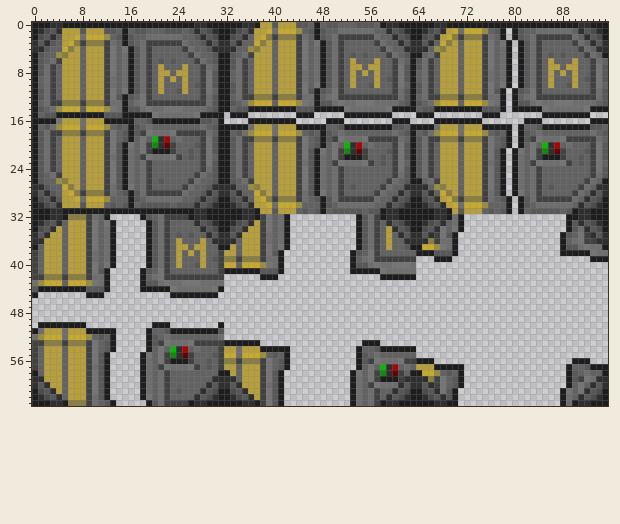
File history of a sprite sheet, Resources/Textures/Structures/Doors/Airlocks/Standard/hatch_maint.rsi/opening.png. This is how it looked before the edit.
The file is 96x64 pixels. Colours within 5 levels of each other are drawn and written as one.
And afterwards:
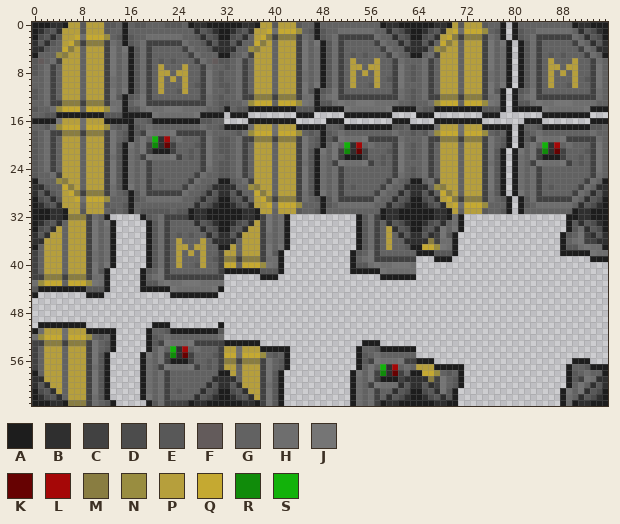
Palette (. is transparent): A #1d1d1d  B #2f2f2f  C #414141  D #4c4c4c  E #585858  F #635b5b  G #626262  H #6e6e6e  J #757575  K #660202  L #a50707  M #897d41  N #998d40  P #b69f3c  Q #c5a931  R #108b0a  S #12b20a
Difference:
y 0: x 6..14 AAAAAAAAA -> PPEPPPEEG; x 16..25 AAAAAAAAAA -> GEEGGGEEEG; x 45 E -> G; x 49..50 EE -> GG; x 54..56 EEE -> GGG; x 70..77 AAAAAAAA -> PEPPPEGG; x 79 A -> .; x 81..89 AAAAAAAAA -> GGGGGGGGG
y 1: x 13 E -> G; x 17..18 EE -> GG; x 22..24 EEE -> GGG; x 26 E -> G
y 5: x 1 E -> G; x 30 E -> G
y 6: x 0..1 AE -> EF; x 30..33 EAAE -> FEEG; x 63..64 AE -> GG
y 7: x 0..1 AE -> EG; x 31..33 AAE -> GEG; x 62..64 EAE -> GEG; x 95 E -> G
y 8: x 0..1 AE -> EG; x 30..32 EAA -> GEG; x 62..63 EA -> GE; x 95 E -> G
y 9: x 0 A -> G; x 30..32 EAA -> GEG; x 62..63 EA -> GE; x 95 E -> G
y 10: x 0 A -> G; x 30..33 EAAE -> GEEG; x 63..64 AE -> GG
y 11: x 0..1 AE -> EG; x 31..33 AAE -> GEG; x 62..64 EAE -> GEG; x 95 E -> G
y 12: x 0..1 AE -> EG; x 30..32 EAA -> GEG; x 62..63 EA -> GE; x 95 E -> G
y 13: x 0 A -> G; x 30..33 EAAE -> GEEG; x 62..64 EAE -> GEG; x 95 E -> G
y 14: x 0..1 AE -> EG; x 30..31 EA -> GE
y 15: x 0 A -> G
y 16: x 31 A -> G
y 17: x 0 A -> G; x 30..31 EA -> GE
y 18: x 0..1 AE -> EG; x 31..32 AA -> GG; x 62..63 EA -> GE; x 95 E -> G
y 19: x 0..1 AE -> EG; x 30..33 EAAE -> GEEG; x 63..64 AE -> GG
y 20..21: x 0..1 AE -> EG; x 30..33 EAAE -> GEEG; x 62..64 EAE -> GEG; x 95 E -> G
y 22: x 0..1 AE -> EG; x 31..33 AAE -> GEG; x 62..64 EAE -> GEG; x 95 E -> G
y 23: x 0..1 AE -> EG; x 30..33 EAAE -> GEEG; x 63..64 AE -> GG
y 24..25: x 0..1 AE -> EG; x 30..33 EAAE -> GEEG; x 62..64 EAE -> GEG; x 95 E -> G
y 26: x 1 E -> G; x 30 E -> G
y 30: x 8 E -> G; x 12..13 GE -> EG; x 18..22 EEEEE -> GGGGG; x 24..26 EEE -> GGG
y 31: x 6..15 AAAAAAAAAA -> PPEPPPGEGE; x 17..25 AAAAAAAAA -> GEEEEEGEE; x 40 E -> G; x 44..45 GE -> EG; x 50..54 EEEEE -> GGGGG; x 56..57 EE -> GG; x 71 E -> G; x 75..76 GE -> EG; x 83..87 EEEEE -> GGGGG; x 89 E -> G
